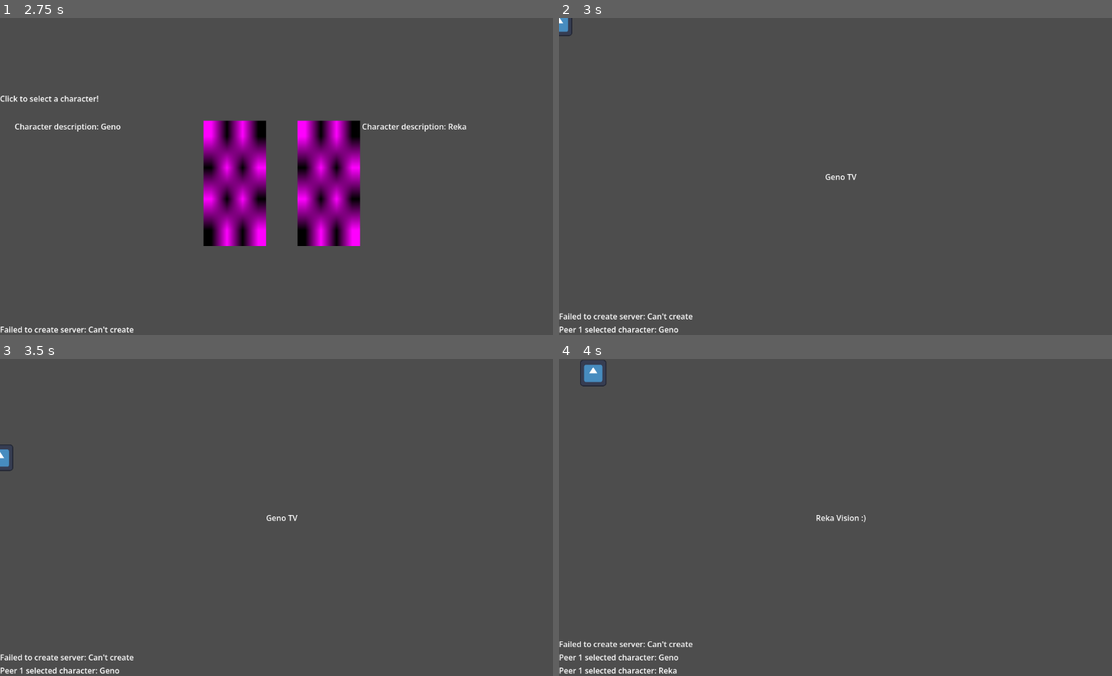
Above: before the commit, frames 1-4 (two rows, left to right).
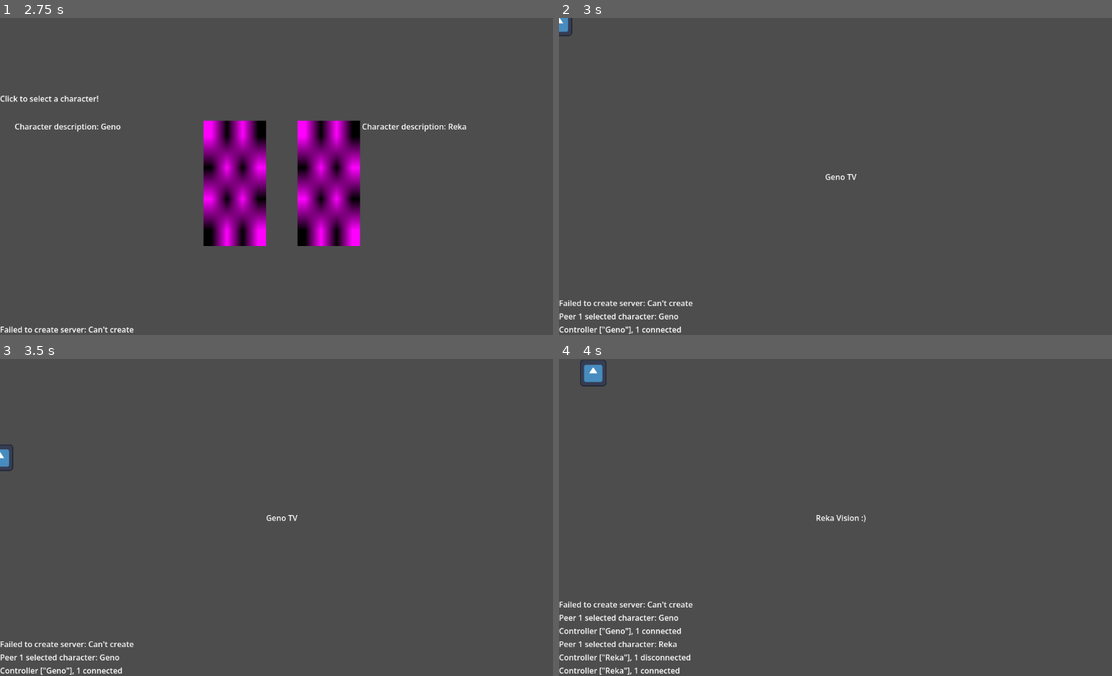
Above: after the commit, the same moments.

Repository: Roboticy3/Louder
Game: Godot game, scene res://demos/september/main_menu.tscn
Same seed, same stepped clock (60 frames per second), same inputs: the game is played once before the commit and once after it. The engine's default icon, where the game draws it, is replaced by a stand-in: a white triangle on a blue panel in a dark square.
Inputs (mouse positions are in pixels of both pictures, inside the frame that each line leads up to):
- Up to frame 1 (2.75 s): click (287, 170) at 0.52 s; type "12" at 0.6 s; click "HOST GAME" at 1.25 s; click "GO" at 2 s
- Up to frame 2 (3 s): click (697, 182) at 2.77 s
- Up to frame 3 (3.5 s): no input
- Up to frame 4 (4 s): tap Enter (ui_accept) at 3.5, 3.77 s; move the mouse to (962, 501) at 3.52 s; hold Right (ui_right) from 3.53 s (still down); hold M (lobby_character_select) from 3.53 s (still down); click (962, 501) at 3.67 s

Frame 1 is identical in both runs. In frame 2, 0.8% of the frame differs, in the area x 0-25%, y 89-100%; in frame 3, 0.8%; in frame 4, 1.5%, in the area x 0-25%, y 76-100%.

Commit message:
trying (and succeeding?) to connect controllers to the ui

Diff:
--- a/editor/demos/september/logic/merchant.tscn
+++ b/editor/demos/september/logic/merchant.tscn
@@ -5,6 +5,8 @@
 [ext_resource type="PackedScene" uid="uid://udwexxt1fl5t" path="res://demos/september/ui/reka.tscn" id="3_7fl6c"]
 [ext_resource type="PackedScene" uid="uid://fn48n343cb16" path="res://demos/september/logic/merchant_dialogue_avatar.tscn" id="3_nriho"]
 [ext_resource type="Script" uid="uid://jpgaxooa6ari" path="res://demos/september/network/character_switch.gd" id="4_j8er1"]
+[ext_resource type="Script" uid="uid://dshl0su1su5xe" path="res://proto_simulator/ps_simulator.gd" id="6_602u8"]
+[ext_resource type="Script" uid="uid://inieasxjm4nb" path="res://proto_simulator/ps_conversation.gd" id="7_nbaqi"]
 
 [sub_resource type="WorldBoundaryShape2D" id="WorldBoundaryShape2D_nunj6"]
 
@@ -75,3 +77,13 @@
 script = ExtResource("2_8jkri")
 spawn_mode = 1
 spawnable_packed = ExtResource("3_nriho")
+
+[node name="PSSimulator" type="Node" parent="Louder" unique_id=901825318 node_paths=PackedStringArray("conversation")]
+script = ExtResource("6_602u8")
+conversation = NodePath("../PSConversation")
+metadata/_custom_type_script = "uid://dshl0su1su5xe"
+
+[node name="PSConversation" type="Node" parent="Louder" unique_id=1560832398]
+script = ExtResource("7_nbaqi")
+input_path = "res://demos/conversations/merchant.json"
+metadata/_custom_type_script = "uid://inieasxjm4nb"
--- a/editor/demos/september/logic/merchant_dialogue_avatar.gd
+++ b/editor/demos/september/logic/merchant_dialogue_avatar.gd
@@ -1,8 +1,38 @@
 extends Node
+
+const ClientProperties := ClientDataLayer.ClientProperties
 
 @export var config:PSConfig
 @export var controller:PSController
 @export var group := &"merchant_dialogue_avatar"
 
+#eventually want to replace this with more intentional selection of simulators based on user input in the world
+@export var simulator_group := &"ps_simulator"
+
 func _ready():
 	add_to_group(group)
+
+	update_controller_speakers()
+	ClientDataLayer.data_updated.connect(func (_a, _b):
+		update_controller_speakers()
+	)
+
+func update_controller_speakers():
+	if !is_inside_tree() or !is_faux_authority():
+		return
+
+	var character: String = ClientDataLayer.get_local_data().get(ClientProperties.character, "")
+	if !character.is_empty():
+		controller.simulator = get_tree().get_first_node_in_group(simulator_group)
+		controller.speak_as = [character]
+		var relationships := config.get_relationships(character)
+		controller.listen_to = relationships
+		ControllerEventLayer.connect_controller(controller.get_path())
+	else:
+		ControllerEventLayer.disconnect_controller(controller.get_path())
+
+func get_faux_authority():
+	return int(name)
+
+func is_faux_authority():
+	return get_faux_authority() == multiplayer.get_unique_id()
--- a/editor/demos/september/logic/merchant_dialogue_avatar.tscn
+++ b/editor/demos/september/logic/merchant_dialogue_avatar.tscn
@@ -34,11 +34,7 @@
 
 [node name="PSController" type="Node" parent="." unique_id=188716590 node_paths=PackedStringArray("config")]
 script = ExtResource("4_2ymaw")
-group = null
 config = NodePath("../PSConfig")
-speak_as = null
-listen_to = null
-mute = null
 metadata/_custom_type_script = "uid://cbiclxd6bqxa4"
 
 [node name="PSConfig" type="Node" parent="." unique_id=1705864715]
--- a/editor/demos/september/network/basic_log.gd
+++ b/editor/demos/september/network/basic_log.gd
@@ -14,6 +14,7 @@
 @export var mute_data_updated: bool = true
 @export var mute_data_error: bool = true
 @export var mute_character_selected: bool
+@export var mute_controller_event: bool
 
 func _ready() -> void:
 	decay.timeout.connect(_on_decay_timeout)
@@ -32,6 +33,8 @@
 	ClientDataLayer.data_updated.connect(_on_data_updated)
 	ClientDataLayer.data_error.connect(_on_data_error)
 	ClientDataLayer.character_selected.connect(_on_character_selected)
+
+	ControllerEventLayer.event.connect(_on_controller_event)
 
 func _on_decay_timeout() -> void:
 	if feed.get_child_count() > 0:
@@ -94,3 +97,13 @@
 func _on_character_selected(peer_id: int, character: String) -> void:
 	if mute_character_selected: return
 	_add_message("Peer %d selected character: %s" % [peer_id, character])
+
+func _on_controller_event(type: ControllerEventLayer.EventType, controller: PSController) -> void:
+	if mute_controller_event: return
+	match type:
+		ControllerEventLayer.EventType.CHOICE:
+			_add_message("Controller %s, %s made a choice" % [controller.speak_as, controller.get_parent().name] )
+		ControllerEventLayer.EventType.CONNECT:
+			_add_message("Controller %s, %s connected" % [controller.speak_as, controller.get_parent().name])
+		ControllerEventLayer.EventType.DISCONNECT:
+			_add_message("Controller %s, %s disconnected" % [controller.speak_as, controller.get_parent().name])
--- /dev/null
+++ b/editor/demos/september/network/controller_event_layer.gd
@@ -0,0 +1,100 @@
+extends Node
+
+enum EventType {
+	CHOICE = 0,
+	CONNECT,
+	DISCONNECT,
+}
+
+signal event(type:EventType, controller:PSController)
+
+@export var controller_group := &"ps_controller"
+
+#send a choice to the server
+#the server then uses the `authority` and `conversation_path` to find a matching
+#controller.
+#if found, the resulting controller makes the choice, if available
+#the server computes the move on that controller, then repeats the update down
+#to all peers.
+@rpc("any_peer", "call_local", "reliable")
+func send_choice_to_server(controller_path:NodePath, choice: String) -> void:
+	if !multiplayer.is_server():
+		return
+
+	var node := get_node_or_null(controller_path)
+	if !(node is PSController):
+		invalid_path_error(controller_path, node)
+
+	var controller:PSController = node
+	controller.traverse(choice)
+
+	#other controllers in the same branch should be marked to follow this one
+	var sync_paths:Array = []
+	for c in get_tree().get_nodes_in_group(controller_group):
+		if c is PSController:
+			if c.get_branch() == controller.get_branch():
+				#don't sync the controllers yet.
+				#sync_controller_data will call locally too and handle that
+				sync_paths.append(c.get_path())
+
+	sync_controller_data.rpc(controller_path, sync_paths)
+
+@rpc("authority", "call_local", "reliable")
+func sync_controller_data(controller_path_leader:NodePath, controller_paths:Array):
+	var node_leader := get_node_or_null(controller_path_leader)
+	if !(node_leader is PSController):
+		invalid_path_error(controller_path_leader, node_leader)
+		return
+
+	var controller_leader:PSController = node_leader
+	event.emit(EventType.CHOICE, controller_leader)
+
+	for c in controller_paths:
+		if !(c is NodePath):
+			invalid_path_error(c, null)
+			continue
+		var controller = get_node_or_null(c)
+		if controller is PSController:
+			controller.follow(controller_leader)
+			event.emit(EventType.CHOICE, controller)
+		else:
+			invalid_path_error(c, controller)
+			continue
+
+func invalid_path_error(path, result):
+	push_error("Path ", path, " not a valid controller! Found ", result, " instead.")
+
+#start a given controller, if not already started
+#Eventually would want this to result in a sync pattern like above, since technically the
+#server should be in charge of where controllers enter dialogue as well as how
+#they traverse it.
+var peer_controller:PSController
+func connect_controller(controller_path:NodePath):
+	var node := get_node_or_null(controller_path)
+	if !(node is PSController):
+		invalid_path_error(controller_path, node)
+
+	var controller:PSController = node
+	if controller.is_active():
+		return
+
+	var result := controller.start()
+
+	if !result:
+		push_error("Failed to start simulation on controller ", controller_path, "!")
+		return
+
+	if peer_controller:
+		event.emit(EventType.DISCONNECT, peer_controller)
+	peer_controller = controller
+	event.emit(EventType.CONNECT, controller)
+
+func disconnect_controller(controller_path:NodePath):
+	var node := get_node_or_null(controller_path)
+	if !(node is PSController):
+		invalid_path_error(controller_path, node)
+
+	var controller:PSController = node
+	if peer_controller == controller:
+		peer_controller = null
+		event.emit(EventType.DISCONNECT, controller)
--- a/editor/demos/september/network/player_event_layer.gd
+++ /dev/null
@@ -1,66 +0,0 @@
-extends Node
-
-enum EventType {
-	CHOICE = 0
-}
-
-enum EventProperties {
-	type = 0,
-	source_authority,
-	conversation_path,
-	position,
-	choice,
-}
-
-signal event(data:Dictionary)
-
-@export var controller_group := &"ps_controller"
-
-#send a choice to the server
-#the server then uses the `authority` and `conversation_path` to find a matching
-#controller.
-#if found, the resulting controller makes the choice, if available
-#the server computes the move on that controller, then repeats the update down
-#to all peers.
-@rpc("any_peer", "call_local", "reliable")
-func send_choice_to_server(controller_path:NodePath, choice: String) -> void:
-	if !multiplayer.is_server():
-		return
-
-	var node := get_node_or_null(controller_path)
-	if !(node is PSController):
-		invalid_path_error(controller_path, node)
-
-	var controller:PSController = node
-	controller.traverse(choice)
-
-	#other controllers in the same branch should be marked to follow this one
-	var sync_paths:Array = []
-	for c in get_tree().get_nodes_in_group(controller_group):
-		if c is PSController:
-			if c.get_branch() == controller.get_branch():
-				c.follow(controller)
-				sync_paths.append(c.get_path())
-
-	sync_controller_data.rpc(controller_path, sync_paths)
-
-@rpc("authority", "call_local", "reliable")
-func sync_controller_data(controller_path_leader:NodePath, controller_paths:Array):
-	var controller_leader := get_node_or_null(controller_path_leader)
-	if !(controller_leader is PSController):
-		invalid_path_error(controller_path_leader, controller_leader)
-		return
-
-	for c in controller_paths:
-		if !(c is NodePath):
-			invalid_path_error(c, null)
-			continue
-		var controller = get_node_or_null(c)
-		if controller is PSController:
-			controller.follow(controller_leader)
-		else:
-			invalid_path_error(c, controller)
-			continue
-
-func invalid_path_error(path, result):
-	push_error("Path ", path, " not a valid controller! Found ", result, " instead.")
--- a/editor/demos/september/ui/main_dialogue_view.gd
+++ b/editor/demos/september/ui/main_dialogue_view.gd
@@ -1,11 +1,5 @@
 extends Control
-
 
 # Called when the node enters the scene tree for the first time.
 func _ready() -> void:
 	pass # Replace with function body.
-
-
-# Called every frame. 'delta' is the elapsed time since the previous frame.
-func _process(delta: float) -> void:
-	pass
--- a/editor/demos/september/ui/reka.tscn
+++ b/editor/demos/september/ui/reka.tscn
@@ -1,6 +1,5 @@
 [gd_scene format=3 uid="uid://udwexxt1fl5t"]
 
-[ext_resource type="Script" uid="uid://m8v6kafqd6jd" path="res://demos/september/ui/mechant_dialogue_view.gd" id="1_x14im"]
 [ext_resource type="PackedScene" uid="uid://dnwmrvllc2101" path="res://demos/september/ui/main_dialogue_view.tscn" id="2_x55e4"]
 
 [node name="Control" type="Control" unique_id=1123156141]
@@ -10,7 +9,6 @@
 anchor_bottom = 1.0
 grow_horizontal = 2
 grow_vertical = 2
-script = ExtResource("1_x14im")
 
 [node name="Background" type="CanvasLayer" parent="." unique_id=367100988]
 
--- a/editor/demos/speakers/test.json
+++ b/editor/demos/speakers/test.json
@@ -3,8 +3,8 @@
 		"color": "ffffffff",
 		"conversation_id": "7",
 		"ownable": false,
-		"position_offset:x": "21.9446563720703",
-		"position_offset:y": "-108.527931213379",
+		"position_offset:x": "20.0",
+		"position_offset:y": "280.0",
 		"public": false,
 		"relationships": [],
 		"speaker": "Heart",
@@ -15,7 +15,7 @@
 		"conversation_id": "8",
 		"ownable": false,
 		"position_offset:x": "20.0",
-		"position_offset:y": "80.0",
+		"position_offset:y": "460.0",
 		"public": false,
 		"relationships": [],
 		"speaker": "Stars",
@@ -26,7 +26,7 @@
 		"conversation_id": "9",
 		"ownable": false,
 		"position_offset:x": "20.0",
-		"position_offset:y": "260.0",
+		"position_offset:y": "640.0",
 		"public": false,
 		"relationships": [],
 		"speaker": "Planets",
@@ -37,7 +37,7 @@
 		"conversation_id": "10",
 		"ownable": false,
 		"position_offset:x": "20.0",
-		"position_offset:y": "440.0",
+		"position_offset:y": "820.0",
 		"public": false,
 		"relationships": [],
 		"speaker": "Memory",
@@ -48,7 +48,7 @@
 		"conversation_id": "11",
 		"ownable": false,
 		"position_offset:x": "20.0",
-		"position_offset:y": "640.0",
+		"position_offset:y": "1020.0",
 		"public": false,
 		"relationships": [],
 		"speaker": "Rhythm",
@@ -63,17 +63,6 @@
 		"public": true,
 		"relationships": [],
 		"speaker": "Fosser",
-		"type": "speaker"
-	},
-	{
-		"color": "8a44d6ff",
-		"conversation_id": "13",
-		"ownable": true,
-		"position_offset:x": "20.0",
-		"position_offset:y": "-300.0",
-		"public": true,
-		"relationships": [],
-		"speaker": "Benjamin",
 		"type": "speaker"
 	},
 	{
@@ -90,53 +79,53 @@
 		"conversation_id": "17",
 		"ownable": false,
 		"position_offset:x": "-420.0",
+		"position_offset:y": "1020.0",
+		"public": false,
+		"relationships": [],
+		"speaker": "Life",
+		"type": "speaker"
+	},
+	{
+		"color": "ffffffff",
+		"conversation_id": "18",
+		"ownable": false,
+		"position_offset:x": "-420.0",
+		"position_offset:y": "820.0",
+		"public": false,
+		"relationships": [],
+		"speaker": "Strategy",
+		"type": "speaker"
+	},
+	{
+		"color": "ffffffff",
+		"conversation_id": "19",
+		"ownable": false,
+		"position_offset:x": "-420.0",
 		"position_offset:y": "640.0",
 		"public": false,
 		"relationships": [],
-		"speaker": "Life",
-		"type": "speaker"
-	},
-	{
-		"color": "ffffffff",
-		"conversation_id": "18",
-		"ownable": false,
-		"position_offset:x": "-420.0",
-		"position_offset:y": "440.0",
-		"public": false,
-		"relationships": [],
-		"speaker": "Strategy",
-		"type": "speaker"
-	},
-	{
-		"color": "ffffffff",
-		"conversation_id": "19",
+		"speaker": "Sight",
+		"type": "speaker"
+	},
+	{
+		"color": "ffffffff",
+		"conversation_id": "20",
+		"ownable": false,
+		"position_offset:x": "-420.0",
+		"position_offset:y": "460.0",
+		"public": false,
+		"relationships": [],
+		"speaker": "Structure",
+		"type": "speaker"
+	},
+	{
+		"color": "ffffffff",
+		"conversation_id": "21",
 		"ownable": false,
 		"position_offset:x": "-420.0",
 		"position_offset:y": "260.0",
 		"public": false,
 		"relationships": [],
-		"speaker": "Sight",
-		"type": "speaker"
-	},
-	{
-		"color": "ffffffff",
-		"conversation_id": "20",
-		"ownable": false,
-		"position_offset:x": "-420.0",
-		"position_offset:y": "80.0",
-		"public": false,
-		"relationships": [],
-		"speaker": "Structure",
-		"type": "speaker"
-	},
-	{
-		"color": "ffffffff",
-		"conversation_id": "21",
-		"ownable": false,
-		"position_offset:x": "-420.0",
-		"position_offset:y": "-120.0",
-		"public": false,
-		"relationships": [],
 		"speaker": "Volition",
 		"type": "speaker"
 	},
@@ -145,7 +134,7 @@
 		"conversation_id": "23",
 		"ownable": false,
 		"position_offset:x": "20.0",
-		"position_offset:y": "820.0",
+		"position_offset:y": "1200.0",
 		"public": false,
 		"relationships": [],
 		"speaker": "Future",
@@ -156,7 +145,7 @@
 		"conversation_id": "24",
 		"ownable": false,
 		"position_offset:x": "-420.0",
-		"position_offset:y": "820.0",
+		"position_offset:y": "1200.0",
 		"public": false,
 		"relationships": [],
 		"speaker": "Death",
@@ -164,21 +153,10 @@
 	},
 	{
 		"color": "ffffffff",
-		"conversation_id": "26",
-		"ownable": false,
-		"position_offset:x": "-840.0",
-		"position_offset:y": "-120.0",
-		"public": false,
-		"relationships": [],
-		"speaker": "Cage",
-		"type": "speaker"
-	},
-	{
-		"color": "ffffffff",
 		"conversation_id": "27",
 		"ownable": false,
 		"position_offset:x": "-840.0",
-		"position_offset:y": "80.0",
+		"position_offset:y": "460.0",
 		"public": false,
 		"relationships": [],
 		"speaker": "Good",
@@ -189,7 +167,7 @@
 		"conversation_id": "28",
 		"ownable": false,
 		"position_offset:x": "-840.0",
-		"position_offset:y": "280.0",
+		"position_offset:y": "660.0",
 		"public": false,
 		"relationships": [],
 		"speaker": "Inspiration",
@@ -200,7 +178,7 @@
 		"conversation_id": "29",
 		"ownable": false,
 		"position_offset:x": "-840.0",
-		"position_offset:y": "480.0",
+		"position_offset:y": "860.0",
 		"public": false,
 		"relationships": [],
 		"speaker": "Rhetoric",
@@ -211,7 +189,7 @@
 		"conversation_id": "30",
 		"ownable": false,
 		"position_offset:x": "-840.0",
-		"position_offset:y": "660.0",
+		"position_offset:y": "1040.0",
 		"public": false,
 		"relationships": [],
 		"speaker": "Speed",
@@ -222,7 +200,7 @@
 		"conversation_id": "31",
 		"ownable": false,
 		"position_offset:x": "-840.0",
-		"position_offset:y": "840.0",
+		"position_offset:y": "1220.0",
 		"public": false,
 		"relationships": [],
 		"speaker": "Evil",
@@ -235,7 +213,14 @@
 		"position_offset:x": "-840.0",
 		"position_offset:y": "-300.0",
 		"public": true,
-		"relationships": [],
+		"relationships": [
+			"Cage",
+			"Inspiration",
+			"Good",
+			"Rhetoric",
+			"Speed",
+			"Evil"
+		],
 		"speaker": "Geno",
 		"type": "speaker"
 	},
@@ -246,7 +231,14 @@
 		"position_offset:x": "-420.0",
 		"position_offset:y": "-300.0",
 		"public": true,
-		"relationships": [],
+		"relationships": [
+			"Volition",
+			"Structure",
+			"Sight",
+			"Strategy",
+			"Life",
+			"Death"
+		],
 		"speaker": "Freya",
 		"type": "speaker"
 	},
@@ -257,7 +249,14 @@
 		"position_offset:x": "460.0",
 		"position_offset:y": "-300.0",
 		"public": true,
-		"relationships": [],
+		"relationships": [
+			"Power",
+			"Soul",
+			"Body",
+			"Nervous System",
+			"Integumetary System",
+			"Skeletal System"
+		],
 		"speaker": "Reka",
 		"type": "speaker"
 	},
@@ -266,7 +265,7 @@
 		"conversation_id": "34",
 		"ownable": false,
 		"position_offset:x": "460.0",
-		"position_offset:y": "-100.0",
+		"position_offset:y": "280.0",
 		"public": false,
 		"relationships": [],
 		"speaker": "Power",
@@ -277,7 +276,7 @@
 		"conversation_id": "35",
 		"ownable": false,
 		"position_offset:x": "460.0",
-		"position_offset:y": "80.0",
+		"position_offset:y": "460.0",
 		"public": false,
 		"relationships": [],
 		"speaker": "Soul",
@@ -288,49 +287,78 @@
 		"conversation_id": "36",
 		"ownable": false,
 		"position_offset:x": "460.0",
+		"position_offset:y": "640.0",
+		"public": false,
+		"relationships": [],
+		"speaker": "Body",
+		"type": "speaker"
+	},
+	{
+		"color": "ffffffff",
+		"conversation_id": "37",
+		"ownable": false,
+		"position_offset:x": "460.0",
+		"position_offset:y": "820.0",
+		"public": false,
+		"relationships": [],
+		"speaker": "Nervous System",
+		"type": "speaker"
+	},
+	{
+		"color": "ffffffff",
+		"conversation_id": "38",
+		"ownable": false,
+		"position_offset:x": "460.0",
+		"position_offset:y": "1020.0",
+		"public": false,
+		"relationships": [],
+		"speaker": "Integumetary System",
+		"type": "speaker"
+	},
+	{
+		"color": "ffffffff",
+		"conversation_id": "39",
+		"ownable": false,
+		"position_offset:x": "460.0",
+		"position_offset:y": "1200.0",
+		"public": false,
+		"relationships": [],
+		"speaker": "Skeletal System",
+		"type": "speaker"
+	},
+	{
+		"color": "ffffffff",
+		"conversation_id": "26",
+		"ownable": false,
+		"position_offset:x": "-840.0",
 		"position_offset:y": "260.0",
 		"public": false,
 		"relationships": [],
-		"speaker": "Body",
-		"type": "speaker"
-	},
-	{
-		"color": "ffffffff",
-		"conversation_id": "37",
-		"ownable": false,
-		"position_offset:x": "460.0",
-		"position_offset:y": "440.0",
-		"public": false,
-		"relationships": [],
-		"speaker": "Nervous System",
-		"type": "speaker"
-	},
-	{
-		"color": "ffffffff",
-		"conversation_id": "38",
-		"ownable": false,
-		"position_offset:x": "460.0",
-		"position_offset:y": "640.0",
-		"public": false,
-		"relationships": [],
-		"speaker": "Integumetary System",
-		"type": "speaker"
-	},
-	{
-		"color": "ffffffff",
-		"conversation_id": "39",
-		"ownable": false,
-		"position_offset:x": "460.0",
-		"position_offset:y": "820.0",
-		"public": false,
-		"relationships": [],
-		"speaker": "Skeletal System",
-		"type": "speaker"
-	},
-	{
-		"position:x": "10.5647277832031",
-		"position:y": "-223.631790161133",
+		"speaker": "Cage",
+		"type": "speaker"
+	},
+	{
+		"color": "8a44d6ff",
+		"conversation_id": "13",
+		"ownable": true,
+		"position_offset:x": "20.0",
+		"position_offset:y": "-300.0",
+		"public": true,
+		"relationships": [
+			"Heart",
+			"Stars",
+			"Planets",
+			"Memory",
+			"Rhythm",
+			"Future"
+		],
+		"speaker": "Benjamin",
+		"type": "speaker"
+	},
+	{
+		"position:x": "-22.5035400390625",
+		"position:y": "-247.836364746094",
 		"type": "camera",
-		"zoom": "1.09999966621399"
+		"zoom": "0.82644593715668"
 	}
 ]
--- a/editor/entities/editor.tscn
+++ b/editor/entities/editor.tscn
@@ -105,7 +105,7 @@
 NodePath("ChoicesSection/CheckBox"): true
 }
 
-[node name="callbacks" parent="Control/GridContainer/GraphEdit/Hub/OtherSection/VBoxContainer" parent_id_path=PackedInt32Array(1992437552, 72269939) index="3" unique_id=312146840]
+[node name="branch" parent="Control/GridContainer/GraphEdit/Hub/TextSectionWrapper/TextSection/HBoxContainer" parent_id_path=PackedInt32Array(1992437552, 1509009445) index="2" unique_id=1664207967]
 delimiter_strings = Array[String](["' '", "\" \""])
 
 [node name="start" parent="Control/GridContainer/GraphEdit/Hub/ChoicesSection" parent_id_path=PackedInt32Array(1992437552, 255423357) index="0" unique_id=628973272]
--- a/editor/project.godot
+++ b/editor/project.godot
@@ -19,7 +19,7 @@
 
 IdSystem="*uid://emcgvjw2xenp"
 NetworkEntityDefaults="*uid://bttyhihvjbpso"
-PlayerEventLayer="*uid://blrnmb1wooqwc"
+ControllerEventLayer="*uid://blrnmb1wooqwc"
 ClientDataLayer="*uid://4tjo2itl4enh"
 NetworkLayer="*uid://cmb4d6ennhr0l"
 
--- a/editor/proto_simulator/ps_config.gd
+++ b/editor/proto_simulator/ps_config.gd
@@ -6,6 +6,7 @@
 const SPK_NAME := "speaker"
 const SPK_PBLC := "public"
 const SPK_OWND := "ownable"
+const SPK_RLTN := "relationships"
 
 var speakers_by_name:Dictionary[String, Dictionary]
 
@@ -50,5 +51,8 @@
 		return true if s.get(SPK_PBLC, false) else false
 	return true
 
+func get_relationships(speaker:String) -> Array:
+	return speakers_by_name.get(speaker, {}).get(SPK_RLTN, [])
+
 func _on_conversation_changed(_path:String):
 	_ready()
--- a/editor/proto_simulator/ps_controller.gd
+++ b/editor/proto_simulator/ps_controller.gd
@@ -47,6 +47,10 @@
 		return true
 	return false
 
+func start() -> bool:
+	data = simulator.align_start()
+	return data.get(BodyProperties.success, false)
+
 func traverse(choice:String) -> bool:
 	data = simulator.align(data, choice, _filter_valid_choice)
 	return data.get(BodyProperties.success, false)
--- a/editor/proto_simulator/ps_conversation.gd
+++ b/editor/proto_simulator/ps_conversation.gd
@@ -58,7 +58,9 @@
 
 func dict_to_ps_object(enum_d:Dictionary, o_d:Dictionary) -> Dictionary:
 	var result_d:Dictionary
-	for k in enum_d:
+	for k in o_d:
+		if !(k in enum_d):
+			continue
 		result_d[enum_d[k]] = o_d[k]
 
 	return result_d
--- a/editor/proto_simulator/ps_simulator.gd
+++ b/editor/proto_simulator/ps_simulator.gd
@@ -36,8 +36,12 @@
 	BodyProperties.choices: CANNED_CHOICES,
 }
 
+@export var group := &"ps_simulator"
 @export var conversation:PSConversation
 @export var state:PSDialogueState
+
+func _ready():
+	add_to_group(group)
 
 func get_property(position: int, property: HubProperties, default=null) -> Variant:
 	match position:
@@ -51,7 +55,7 @@
 #default filter for objects
 func no_filter(_data:Dictionary) -> bool: return true
 
-func has_property_or_flag(data:Dictionary, property:String): return true if data.get(property, false) else false
+func has_property_or_flag(data:Dictionary, property): return true if data.get(property, false) else false
 
 #list choice objects from a position
 func list(position: int, filter:=no_filter) -> Array[Dictionary]:
--- a/editor/scripts/conversation_stream.gd
+++ /dev/null
@@ -1,11 +0,0 @@
-class_name ConversationStream extends Node
-
-
-# Called when the node enters the scene tree for the first time.
-func _ready() -> void:
-	pass # Replace with function body.
-
-
-# Called every frame. 'delta' is the elapsed time since the previous frame.
-func _process(delta: float) -> void:
-	pass
Renamed: editor/demos/september/network/player_event_layer.gd.uid -> editor/demos/september/network/controller_event_layer.gd.uid
Not shown, removed: editor/scripts/conversation_stream.gd.uid
